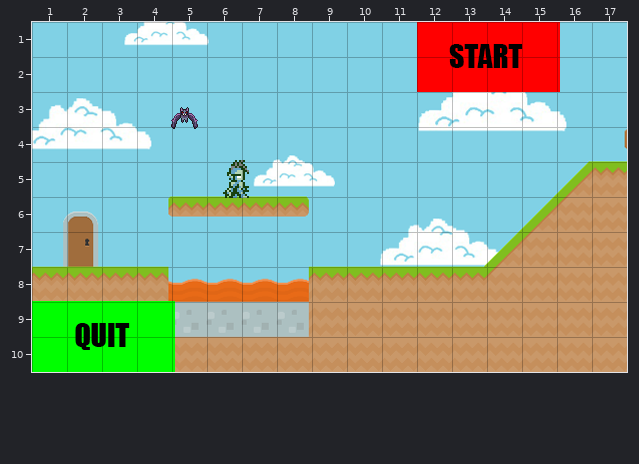
Tiled map: platformer/Game/maps/Mainmenu.tmx. Above is the file before it was changed.
Cells are 35x35 px. Shown: x 1..17, y 1..10.
After:
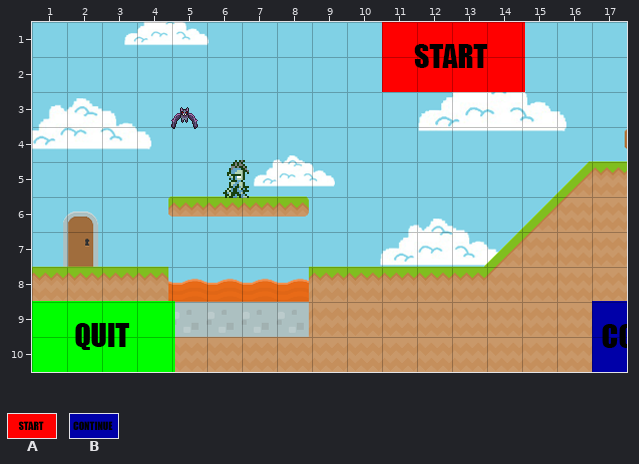
Key: from "tileset_menu": A 0, B 3.
_ is an empty cell, . an unchanged one.
The edit:
--- layer "UI"
@@ x 11..12 @@
- 2 _A
+ 2 A_
@@ x 17..17 @@
-10 _
+10 B
